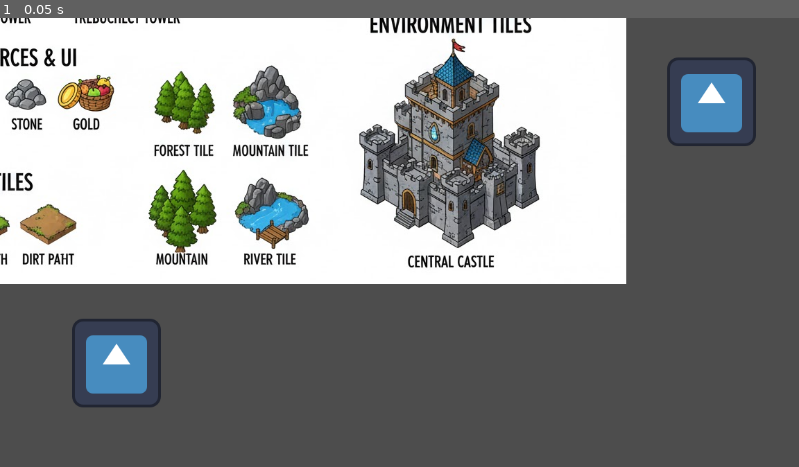
Above: before the commit, frame 1.
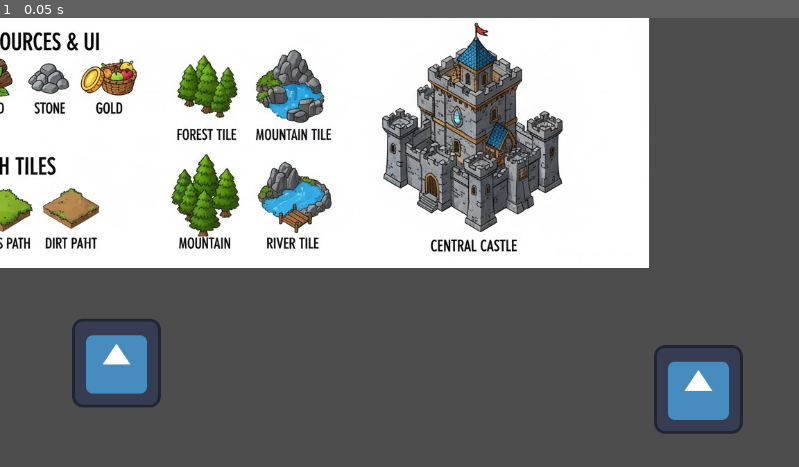
Above: after the commit, the same moment.

Repository: jbmaigrot/godot26
Game: Godot game, scene res://Scenes/level_1.tscn
Same seed, same stepped clock (60 frames per second), same inputs: the game is played once before the commit and once after it. The project has no main scene, so this scene is started directly. The engine's default icon, where the game draws it, is replaced by a stand-in: a white triangle on a blue panel in a dark square.
Inputs:
- Up to frame 1 (0.05 s): no input

The runs differ from the first frame. In frame 1, 24% of the frame differs, in the area x 0-95%, y 0-93%.

Commit message:
maj qui ne sert a rien

Diff:
--- a/Scenes/level_1.tscn
+++ b/Scenes/level_1.tscn
@@ -6,7 +6,7 @@
 [node name="Level_1" type="Node2D" unique_id=1905444224]
 
 [node name="Sprite2D" type="Sprite2D" parent="." unique_id=1424375688]
-position = Vector2(1026, 121)
+position = Vector2(1007, 536)
 texture = ExtResource("1_vk57k")
 
 [node name="Second Sprit_ hourra!" type="Sprite2D" parent="." unique_id=903538589]
@@ -14,5 +14,5 @@
 texture = ExtResource("1_vk57k")
 
 [node name="Unnamed(56)" type="Sprite2D" parent="." unique_id=123233797]
-position = Vector2(391, -128)
+position = Vector2(424, -151)
 texture = ExtResource("2_8ffim")
